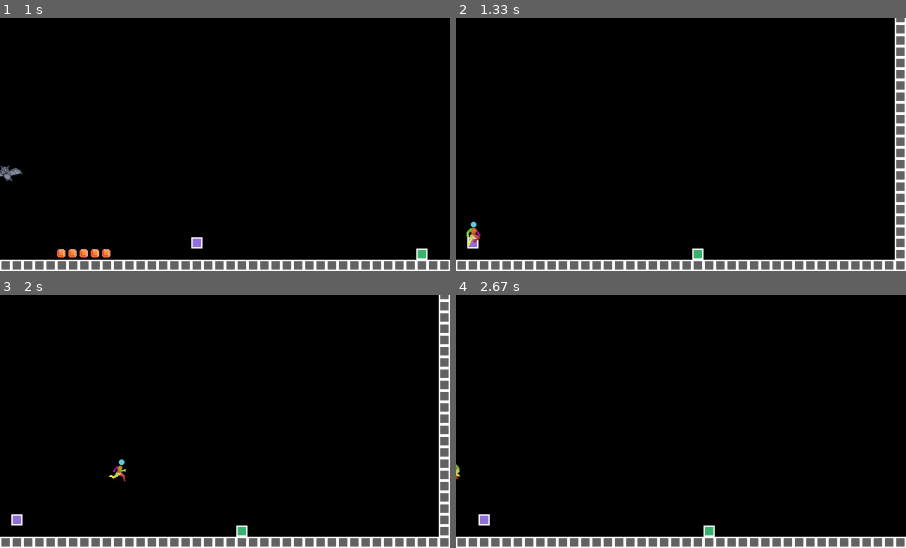
Above: before the commit, frames 1-4 (two rows, left to right).
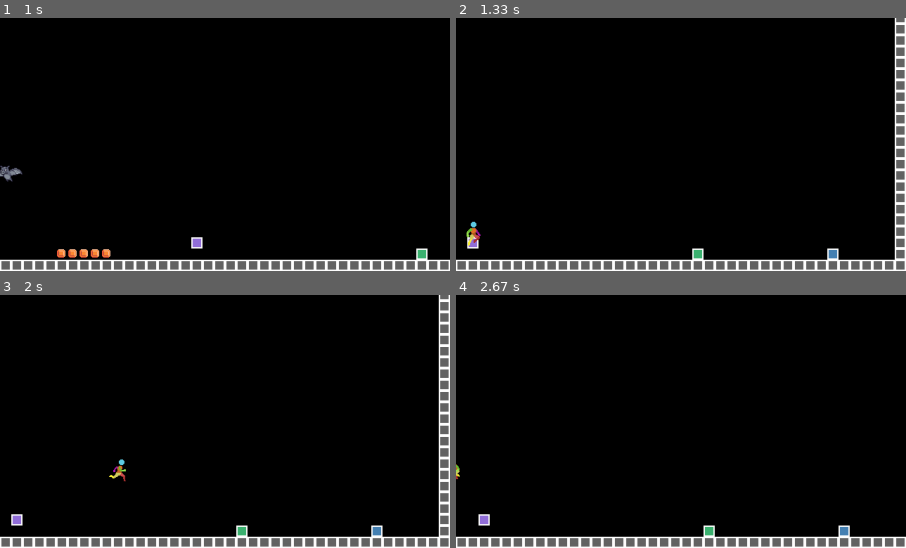
Above: after the commit, the same moments.

Repository: Mclovin0213/pygame_platformer_template
Game: pygame game, started from main.py
The game is run twice, just before and just after one commit, with the same random seed, the same clock (stepped at 60 frames per second) and the same inputs.
Inputs (mouse positions are % of the whole screen's width and height, from its top left):
- Up to frame 1 (1 s): click "Start Game" at 0.38 s; hold Right from 0.67 s (still down); move the mouse to (46, 54) at 0.7 s
- Up to frame 2 (1.33 s): release Right at 1.13 s; hold Up from 1.17 s (still down); move the mouse to (50, 57) at 1.2 s; tap Space at 1.23 s
- Up to frame 3 (2 s): release Up at 1.47 s; hold Right 1.5-1.97 s; move the mouse to (60, 72) at 1.53 s; tap Space at 1.57, 1.87 s
- Up to frame 4 (2.67 s): hold Left 2-2.53 s; move the mouse to (19, 73) at 2.03 s; tap Space at 2.07, 2.37, 2.63 s; hold Left from 2.57 s (still down); move the mouse to (87, 85) at 2.6 s
The pictures show only the part of the screen within x 50-100%, y 50-100%; the shares and areas given below are measured in that part.

Frame 1 is identical in both runs. In frame 2, 0.1% of the frame differs, in the area x 82-86%, y 90-96%; in frame 3, 0.1%; in frame 4, 0.1%.

Commit message:
add next_level tile and implement finish tile

Diff:
--- a/level_data.py
+++ b/level_data.py
@@ -39,7 +39,7 @@
         "10000000000000000000000L000000000000000000000000000000000000000000000000000000000000000000000001",
         "100000000000000000022222220000000000000000000000000000000000000000000000000000000000000000000001",
         "100000000000000000000000000000000000000000000000000000000T00000000000000000000000000000000000001",
-        "100D000000000000000000000000000000000S0000000OOOOO000000000000000000000000000K000000000000000001",
+        "100D000000000000000000000000000000000S0000000OOOOO000000000000000000000000000K00000000000N000001",
         "111111111111111111111111111111111111111111111111111111111111111111111111111111111111111111111111"
     ],
 
@@ -94,9 +94,95 @@
         'T': TileType.PORTAL_SET_1,
         'M': TileType.PORTAL_SET_2,
         'O': TileType.PICKUP_COIN,    # 'O' for coin (circular shape)
-        'A': TileType.PICKUP_ONEUP    # 'A' for apple (1-up)
+        'A': TileType.PICKUP_ONEUP,    # 'A' for apple (1-up)
+        'N': TileType.NEXT_LEVEL,
     },
 }
+
+LEVEL_2 = {
+    'name': 'Level 2',
+    'background_color': (30, 60, 120),
+    'background_tiles': [
+    ],
+
+    'main_layer': [
+        "111111111111111111111111111111111111111111111111111111111111111111111111111111111111111111111111",
+        "100000000000000000000000000000000000000000000000000000000000000000000000000000000000000000000001",
+        "100000000000000000000000000000000000000000000000000000000000000000000000000000000000000000000001",
+        "100000000000000000000000000000000000000000000000000000000000000000000000000000000000000000000001",
+        "100000000000000000000000000000000000000000000000000000000000000000000000000000000000000000000001",
+        "100000000000000000000000000000000000000000000000000000000000000000000000000000000000000000000001",
+        "100000000000000000000000000000000000000000000000000000000000000000000000000000000000000000000001",
+        "100000000000000000000000000000000000000000000000000000000000000000000000000000000000000000000001",
+        "100000000000000000000000000000000000000000000000000000000000000000000000000000000000000000000001",
+        "100000000000000000000000000000000000000000000000000000000000000000000000000000000000000000000001",
+        "100000000000000000000000000000000000000000000000000000000000000000000000000000000000000000000001",
+        "100000000000000000000000000000000000000000000000000000000000000000000000000000000000000000000001",
+        "100000000000000000000000000000000000000000000000000000000000000000000000000000000000000000000001",
+        "100000000000000000000000000000000000000000000000000000000000000000000000000000000000000000000001",
+        "100000000000000000000000000000000000000000000000000000000000000000000000000000000000000000000001",
+        "100000000000000000000000000000000000000000000000000000000000000000000000000000000000000000000001",
+        "100000000000000000000000000000000000000000000000000000000000000000000000000000000000000000000001",
+        "100000000000000000000000000000000000000000000000000000000000000000000000000000000000000000000001",
+        "100000000222200000000000000000000000000000000000000000000000000000000000000000000000000000000001",
+        "100000000000000000000000000000000000000000000000000000000000000000000000000000000000000000000001",
+        "100000000000000000022220000000000000000000000000000000000000000000000000000000000000000000000001",
+        "100000000000000000000000000000000000000000000000000000000000000000000000000000000000000000000001",
+        "100000000000000000000000000000000000000000000000000000000T00000000000000000000000000000000000001",
+        "100000000222220000000000000000000S000000000OOOOO0000000000000000000000000000F0000000000000000001",
+        "111111111111111111111111111111111111111111111111111111111111111111111111111111111111111111111111"
+    ],
+
+    'entities': [
+        {
+            'type': 'player_spawn',
+            'position': (2, 22)  # Adjusted starting position
+        },
+        {
+            'type': 'enemy',
+            'enemy_type': 'walker',
+            'position': (15, 24),  # Positioned on a platform
+            'properties': {
+                'patrol_distance': 5,
+                'speed': 2
+            }
+        },
+        {
+            'type': 'enemy',
+            'enemy_type': 'flyer',
+            'position': (40, 10),  # Flying enemy higher up
+            'properties': {
+                'patrol_distance': 8,
+                'speed': 3
+            }
+        },
+        {
+            'type': 'enemy',
+            'enemy_type': 'jumper',
+            'position': (60, 24),  # Positioned on a platform
+            'properties': {
+                'patrol_distance': 6,
+                'speed': 2
+            }
+        }
+    ],
+
+    'tile_mapping': {
+        '0': TileType.EMPTY,
+        '1': TileType.SOLID,
+        '2': TileType.PLATFORM,
+        'L': TileType.LADDER,
+        'S': TileType.SPIKE,
+        'K': TileType.CHECKPOINT,
+        'F': TileType.FINISH,
+        'B': TileType.BACKGROUND,
+        'T': TileType.PORTAL_SET_1,
+        'M': TileType.PORTAL_SET_2,
+        'O': TileType.PICKUP_COIN,
+        'N': TileType.NEXT_LEVEL,
+    },
+}
+
 
 def parse_level_data(level_data):
     """
--- a/main.py
+++ b/main.py
@@ -5,7 +5,7 @@
 from tilemap import TileMap
 from camera import Camera
 from tile_types import TILE_PROPERTIES
-from level_data import LEVEL_1, parse_level_data
+from level_data import LEVEL_1, LEVEL_2, parse_level_data
 from enemy import Enemy, EnemyType
 import os
 
@@ -44,6 +44,7 @@
         self.font = pygame.font.Font(None, 36)
         self.game_over = False
         self.game_state = "title"  # Can be "title" or "game"
+        self.game_complete = False
 
         # Title screen setup
         title_bg_path = os.path.join('assets', 'menu', 'title_bg.png')
@@ -63,6 +64,25 @@
         self.start_button = Button(center_x, start_y, BUTTON_WIDTH, BUTTON_HEIGHT, "Start Game")
         self.quit_button = Button(center_x, start_y + BUTTON_HEIGHT + BUTTON_PADDING, BUTTON_WIDTH, BUTTON_HEIGHT, "Quit")
 
+        self.game_complete_button_restart = Button(
+            WINDOW_WIDTH // 2 - BUTTON_WIDTH // 2,
+            WINDOW_HEIGHT // 2 + 50,
+            BUTTON_WIDTH,
+            BUTTON_HEIGHT,
+            "Back to Menu"
+        )
+        self.game_complete_button_quit = Button(
+            WINDOW_WIDTH // 2 - BUTTON_WIDTH // 2,
+            WINDOW_HEIGHT // 2 + 150,
+            BUTTON_WIDTH,
+            BUTTON_HEIGHT,
+            "Quit Game"
+        )
+
+        self.current_level = LEVEL_1  # Track current level
+        self.levels = [LEVEL_1, LEVEL_2]  # List of available levels
+        self.current_level_index = 0
+
         # Game setup
         self.setup_game()
 
@@ -85,16 +105,16 @@
 
     def setup_level(self):
         """
-        Example level setup - modify this to load your own levels
+        Load the current level
         """
         # Load tileset
         self.tilemap.load_tileset(TILE_SET_PATH)
 
-        # Create the level using the new level data format
-        self.tilemap.load_map(LEVEL_1)
+        # Create the level using the current level data
+        self.tilemap.load_map(self.current_level)
 
         # Create enemies from level data
-        for entity in LEVEL_1['entities']:
+        for entity in self.current_level['entities']:
             if entity['type'] == 'enemy':
                 pos = (entity['position'][0] * TILE_SIZE, entity['position'][1] * TILE_SIZE)
                 enemy_type = EnemyType(entity.get('enemy_type', 'walker'))  # Default to walker if not specified
@@ -116,8 +136,43 @@
             conveyor_sprites=self.tilemap.conveyor_tiles,
             portal_sprites=self.tilemap.portal_tiles,
             checkpoint_tiles=self.tilemap.checkpoint_tiles,
-            pickup_sprites=self.tilemap.pickup_tiles  # Add pickup sprites
+            pickup_sprites=self.tilemap.pickup_tiles,
+            next_level_tiles=self.tilemap.next_level_tiles,
+            finish_tiles=self.tilemap.finish_tiles  # Add finish tiles
         )
+
+    def load_next_level(self):
+        """
+        Load the next level
+        """
+        self.current_level_index += 1
+        if self.current_level_index < len(self.levels):
+            self.current_level = self.levels[self.current_level_index]
+            self.setup_level()
+        else:
+            # No more levels, game complete
+            self.game_complete = True
+            self.game_state = "game_complete"
+            # Optionally add a game complete screen or reset
+
+    def reset_game(self):
+        """
+        Fully reset the game to its initial state
+        """
+        # Reset game state variables
+        self.game_over = False
+        self.game_complete = False
+        self.game_state = "game"
+
+        # Reset level progression
+        self.current_level_index = 0
+        self.current_level = self.levels[0]
+
+        # Clear existing sprite groups
+        self.all_sprites.empty()
+
+        # Recreate the game setup
+        self.setup_game()
 
     def run(self):
         while True:
@@ -128,7 +183,7 @@
 
                 if self.game_state == "title":
                     if self.start_button.handle_event(event):
-                        self.game_state = "game"
+                        self.reset_game()  # Use reset_game instead of directly setting up
                     if self.quit_button.handle_event(event):
                         pygame.quit()
                         sys.exit()
@@ -144,6 +199,21 @@
                             if event.key == pygame.K_r:
                                 self.reset_game()
 
+                    # Check for game completion
+                    if self.player.check_finish_collision():
+                        self.game_complete = True
+                        self.game_state = "game_complete"
+
+                elif self.game_state == "game_complete":
+                    # Handle game complete screen events
+                    if self.game_complete_button_restart.handle_event(event):
+                        # Reset to title screen
+                        self.game_state = "title"
+                        self.game_complete = False
+                    if self.game_complete_button_quit.handle_event(event):
+                        pygame.quit()
+                        sys.exit()
+
             self.screen.fill(BLACK)
 
             if self.game_state == "title":
@@ -161,8 +231,9 @@
                     self.all_sprites.update(dt)
                     self.camera.update(self.player)
 
-                    # Draw
-                    self.screen.fill(BLACK)
+                    # Check for level progression
+                    if self.player.check_next_level_collision():
+                        self.load_next_level()
 
                     # Check for hazard collisions
                     hazard_hits = pygame.sprite.spritecollide(self.player, self.tilemap.hazard_tiles, False)
@@ -190,6 +261,10 @@
                 else:
                     self.draw_game_over()
 
+            elif self.game_state == "game_complete":
+                # Draw game complete screen
+                self.draw_game_complete_screen()
+
             pygame.display.flip()
 
     def draw_hud(self):
@@ -210,17 +285,22 @@
         text_rect = game_over_text.get_rect(center=(WINDOW_WIDTH/2, WINDOW_HEIGHT/2))
         self.screen.blit(game_over_text, text_rect)
 
-    def reset_game(self):
-        # Reset game state
-        self.game_over = False
-
-        # Clear all sprites
-        self.all_sprites.empty()
-        self.collision_sprites.empty()
-        self.enemy_sprites.empty()
-
-        # Reload the level
-        self.setup_level()
+    def draw_game_complete_screen(self):
+        """Draw game completion screen"""
+        # Semi-transparent overlay
+        overlay = pygame.Surface((WINDOW_WIDTH, WINDOW_HEIGHT), pygame.SRCALPHA)
+        overlay.fill((0, 0, 0, 128))  # Black with 50% transparency
+        self.screen.blit(overlay, (0, 0))
+
+        # Game complete text
+        font_large = pygame.font.Font(None, 72)
+        game_complete_text = font_large.render("Congratulations!", True, WHITE)
+        text_rect = game_complete_text.get_rect(center=(WINDOW_WIDTH // 2, WINDOW_HEIGHT // 2 - 100))
+        self.screen.blit(game_complete_text, text_rect)
+
+        # Draw buttons
+        self.game_complete_button_restart.draw(self.screen)
+        self.game_complete_button_quit.draw(self.screen)
 
 if __name__ == '__main__':
     game = Game()
--- a/player.py
+++ b/player.py
@@ -9,7 +9,7 @@
                    datefmt='%H:%M:%S')
 
 class Player(pygame.sprite.Sprite):
-    def __init__(self, pos, groups, collision_sprites, platform_sprites=None, ladder_sprites=None, conveyor_sprites=None, portal_sprites=None, checkpoint_tiles=None, pickup_sprites=None):
+    def __init__(self, pos, groups, collision_sprites, platform_sprites=None, ladder_sprites=None, conveyor_sprites=None, portal_sprites=None, checkpoint_tiles=None, pickup_sprites=None, next_level_tiles=None, finish_tiles=None):
         super().__init__(groups)
 
         # Player stats
@@ -48,6 +48,8 @@
         self.conveyor_sprites = conveyor_sprites or pygame.sprite.Group()
         self.portal_sprites = portal_sprites or pygame.sprite.Group()
         self.pickup_sprites = pickup_sprites or pygame.sprite.Group()
+        self.next_level_tiles = next_level_tiles or pygame.sprite.Group()
+        self.finish_tiles = finish_tiles or pygame.sprite.Group()
 
         # State flags
         self.on_ladder = False
@@ -203,6 +205,22 @@
         self.direction = pygame.math.Vector2()
         self.on_ground = False
 
+    def check_next_level_collision(self):
+        next_level_hits = pygame.sprite.spritecollide(self, self.next_level_tiles, False)
+        for tile in next_level_hits:
+            keys = pygame.key.get_pressed()
+            if keys[pygame.K_UP]:
+                # Trigger level progression logic
+                return True
+        return False
+
+    def check_finish_collision(self):
+        """
+        Check if player has collided with the finish tile
+        """
+        finish_hits = pygame.sprite.spritecollide(self, self.finish_tiles, False)
+        return len(finish_hits) > 0
+
     def update(self, dt):
         """Update player state"""
         # Check portal interaction
@@ -219,6 +237,14 @@
             self.checkpoint_pos = checkpoint.rect.topleft
             logging.info(f"Checkpoint reached at position: {self.checkpoint_pos}")
 
+        # Check next level collision
+        if self.check_next_level_collision():
+            logging.info("Player reached next level")
+
+        # Check finish collision
+        if self.check_finish_collision():
+            logging.info("Player reached finish")
+
         # Get input
         self.input()
 
--- a/tile_types.py
+++ b/tile_types.py
@@ -19,6 +19,7 @@
     PORTAL_SET_2 = 14
     PICKUP_COIN = 15
     PICKUP_ONEUP = 16
+    NEXT_LEVEL = 17
 
 # Define properties for each tile type
 TILE_PROPERTIES = {
@@ -105,8 +106,8 @@
     TileType.FINISH: {
         'solid': False,
         'has_hitbox': True,
-        'image': '11.png',
-        'animation_frames': ['finish_1.png', 'finish_2.png'],
+        'image': 'finish_1.png',
+        'animation_frames': [],
     },
     TileType.BACKGROUND: {
         'solid': False,
@@ -151,4 +152,11 @@
         'value': 1,
         'pickup_type': 'oneup'
     },
+    TileType.NEXT_LEVEL: {
+        'solid': False,
+        'has_hitbox': True,
+        'damage': 0,
+        'image': "4.png",  # Invisible spawn point
+        'animation_frames': [],
+    },
 }
--- a/tilemap.py
+++ b/tilemap.py
@@ -100,6 +100,8 @@
         self.background_tiles = pygame.sprite.Group()
         self.portal_tiles = pygame.sprite.Group()
         self.pickup_tiles = pygame.sprite.Group()
+        self.next_level_tiles = pygame.sprite.Group()
+        self.finish_tiles = pygame.sprite.Group()
         self.portals = {'1': [], '2': []}
 
         self.tile_list = {}
@@ -130,6 +132,10 @@
             groups.append(self.portal_tiles)
         elif tile_type in [TileType.PICKUP_COIN, TileType.PICKUP_ONEUP]:
             groups.append(self.pickup_tiles)
+        elif tile_type == TileType.NEXT_LEVEL:
+            groups.append(self.next_level_tiles)
+        elif tile_type == TileType.FINISH:
+            groups.append(self.finish_tiles)
 
         return groups
 
@@ -175,6 +181,8 @@
         self.background_tiles.empty()
         self.portal_tiles.empty()
         self.pickup_tiles.empty()
+        self.next_level_tiles.empty()
+        self.finish_tiles.empty()
         self.entity_list.clear()  # Clear the dictionary
 
         # Parse level data
Binary file added: assets/tiles/finish_1.png
